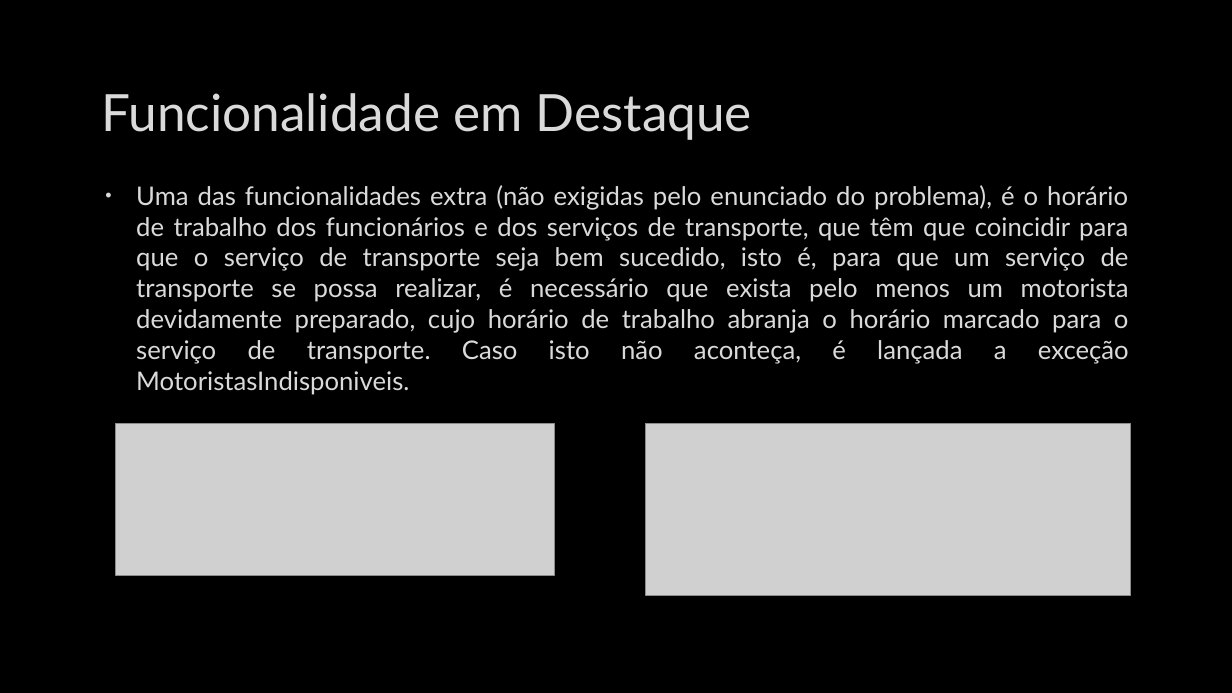
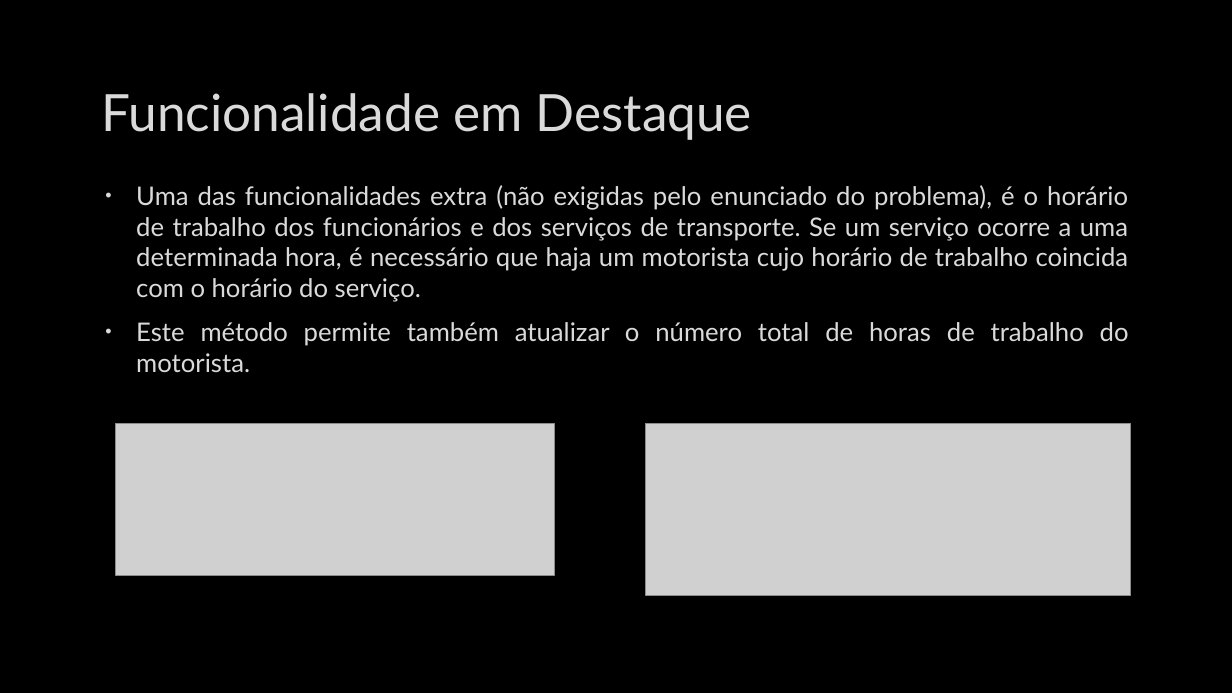
Before and after one commit to Caio-Nogueira/1-Projeto_AEDA, a slide deck: slide 10 of empresa_transportes.pptx. Drawn at 1232x693 pixels with LibreOffice and Linux fonts; fonts in the diff are those of the drawing; grey boxes stand for pictures; background and template pictures are left out. Boxes give left, top, right and bottom in pixels: in the first picture for what was removed or moved away, otherwise in the second. Text is boxed around its words. In the diff, an @@ line names an element or a change of style, - is before the commit and + after.

```diff
--- a/empresa_transportes.pptx
+++ b/empresa_transportes.pptx
@@ text at (136,185,1129,372): text changed @@
-• Uma das funcionalidades extra (não exigidas pelo enunciado do problema), é o horário de trabalho dos funcionários e dos serviços de transporte, que têm que coincidir para que o serviço de transporte seja bem sucedido, isto é, para que um serviço de transporte se possa realizar, é necessário que exista pelo menos um motorista devidamente preparado, cujo horário de trabalho abranja o horário marcado para o serviço de transporte. Caso isto não aconteça, é lançada a exceção MotoristasIndisponiveis.
+• Uma das funcionalidades extra (não exigidas pelo enunciado do problema), é o horário de trabalho dos funcionários e dos serviços de transporte. Se um serviço ocorre a uma determinada hora, é necessário que haja um motorista cujo horário de trabalho coincida com o horário do serviço.
+• Este método permite também atualizar o número total de horas de trabalho do motorista.
```
Also in this commit, not shown: 5 other slides changed.
